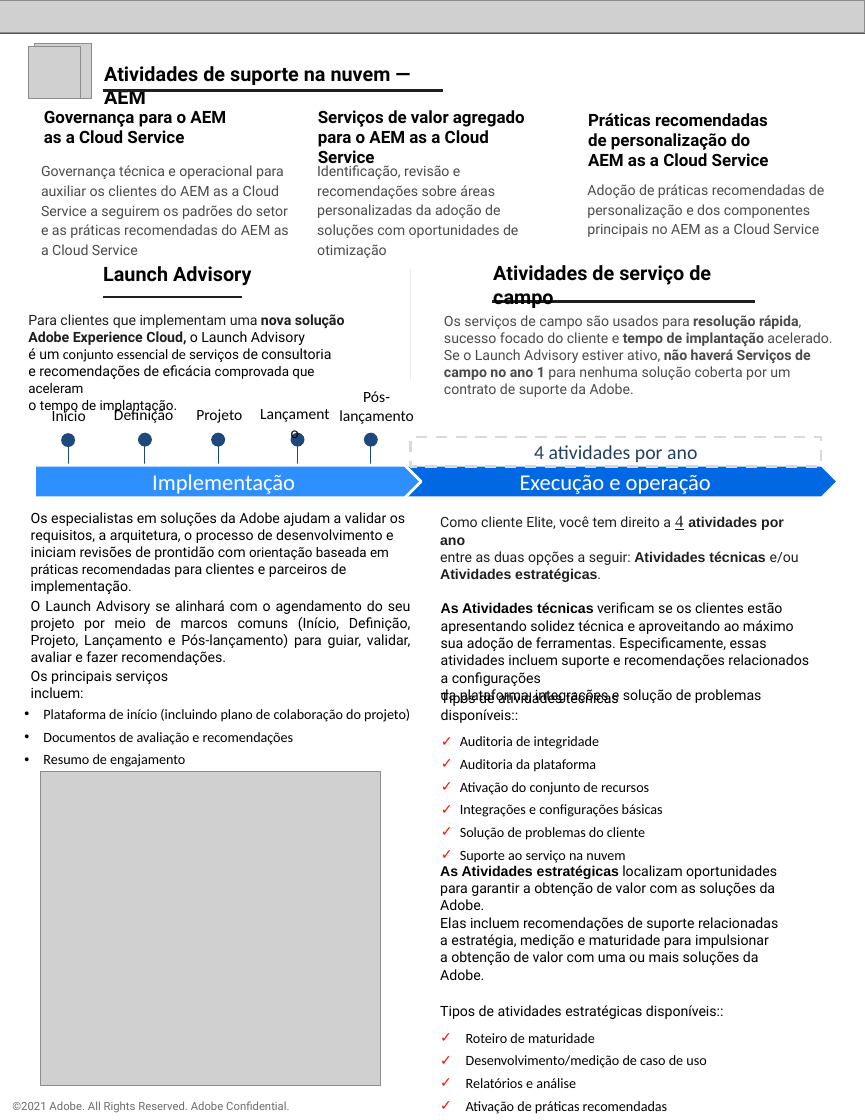
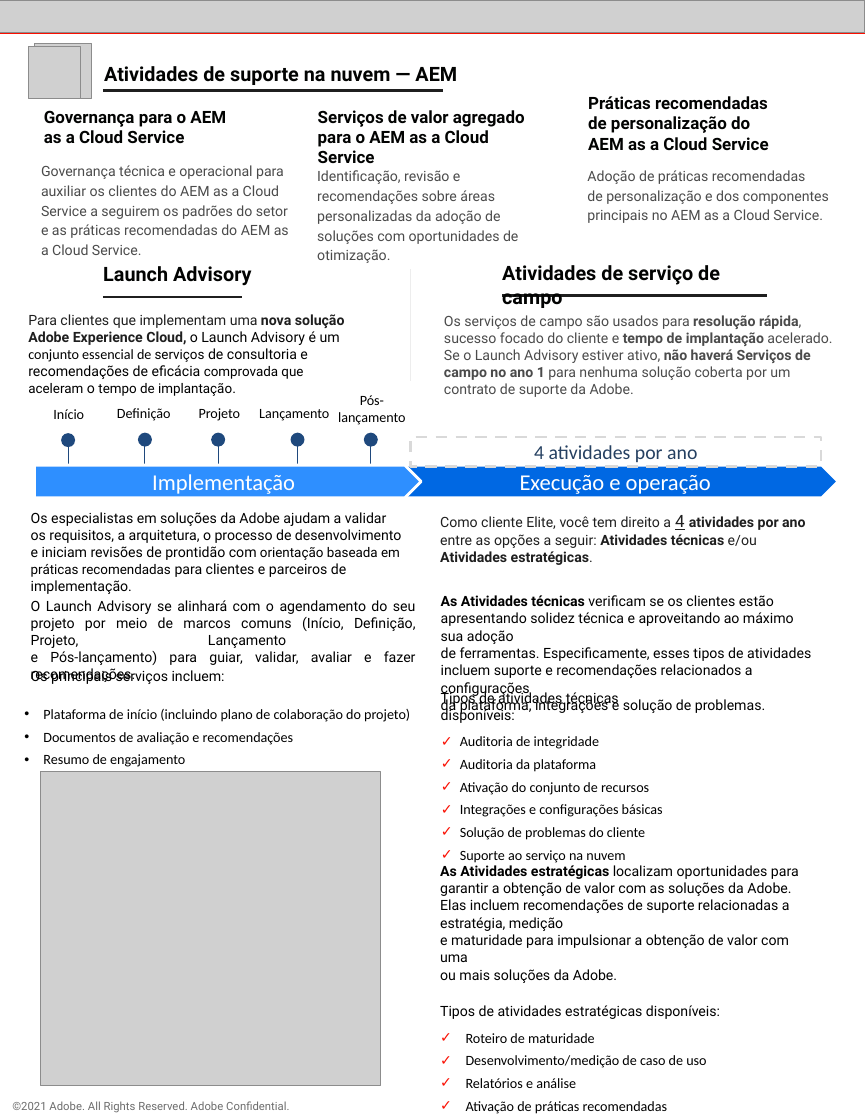
Before and after one commit to AdobeDocs/support-resources.pt-BR, a slide deck: slide 3 of help/data-sheets/assets/EliteSupportDatasheet.pptx. Drawn at 865x1120 pixels with LibreOffice and Linux fonts; fonts in the diff are those of the drawing; grey boxes stand for pictures. Boxes give left, top, right and bottom in pixels: in the first picture for what was removed or moved away, otherwise in the second. Text is boxed around its words. In the diff, an @@ line names an element or a change of style, - is before the commit and + after.

```diff
--- a/help/data-sheets/assets/EliteSupportDatasheet.pptx
+++ b/help/data-sheets/assets/EliteSupportDatasheet.pptx
@@ text "Atividades de suporte na nuvem ..." rewrapped from <box>104,66,391,104</box> to <box>104,66,457,85</box> @@
@@ text "Práticas recomendadas de personalização do ...": place and size @@
-text "Práticas recomendadas de personalização do ..." at <box>588,113,769,166</box>
+text "Práticas recomendadas de personalização do ..." at <box>588,96,769,150</box>
@@ freeform shape: place and size @@
-freeform shape at <box>103,91,443,96</box>
+freeform shape at <box>103,91,443,100</box>
@@ text "Serviços de valor agregado para ..." rewrapped from <box>318,110,525,147</box> to <box>318,110,525,163</box> @@
@@ text at <box>317,170,518,244</box>: text changed @@
-Identificação, revisão e recomendações sobre áreas personalizadas da adoção de soluções com oportunidades de otimização
+Identificação, revisão e recomendações sobre áreas personalizadas da adoção de soluções com oportunidades de otimização.
@@ text at <box>587,170,829,223</box>: text changed @@
-Adoção de práticas recomendadas de personalização e dos componentes principais no AEM as a Cloud Service
+Adoção de práticas recomendadas
+de personalização e dos componentes principais no AEM as a Cloud Service.
@@ text "Atividades de serviço de campo": place and size @@
-text "Atividades de serviço de campo" at <box>493,265,711,308</box>
+text "Atividades de serviço de campo" at <box>502,265,720,308</box>
@@ freeform shape: place and size @@
-freeform shape at <box>492,295,754,301</box>
+freeform shape at <box>502,295,766,301</box>
@@ text "Para clientes que implementam uma ..." rewrapped from <box>28,314,345,415</box> to <box>28,314,345,396</box> @@
@@ size 11 to 10 pt in 4 elements at <box>117,408,171,421</box>, <box>53,409,84,419</box>, <box>199,408,241,421</box>, <box>259,409,329,421</box> @@
@@ text "Lançamento": place and size @@
-text "Lançamento" at <box>181,634,288,648</box>
+text "Lançamento" at <box>259,409,329,421</box>
@@ text at <box>338,395,406,425</box>: text changed; size 11 to 10 pt @@
-Pós-lançamento
+Pós-
+lançamento
@@ text "Implementação" rewrapped from <box>31,474,405,577</box> to <box>31,474,401,577</box> @@
@@ text at <box>440,515,805,565</box>: text changed @@
-Como cliente Elite, você tem direito a 4 atividades por ano
-entre as duas opções a seguir: Atividades técnicas e/ou Atividades estratégicas.
+Como cliente Elite, você tem direito a 4 atividades por ano
+entre as opções a seguir: Atividades técnicas e/ou Atividades estratégicas.
@@ text "O Launch Advisory se alinhará ..." rewrapped from <box>31,600,411,665</box> to <box>31,600,416,683</box> @@
@@ text at <box>441,595,811,715</box>: text changed @@
-As Atividades técnicas verificam se os clientes estão apresentando solidez técnica e aproveitando ao máximo sua adoção de ferramentas. Especificamente, essas atividades incluem suporte e recomendações relacionados a configurações
-da plataforma, integrações e solução de problemas
+As Atividades técnicas verificam se os clientes estão apresentando solidez técnica e aproveitando ao máximo sua adoção
+de ferramentas. Especificamente, esses tipos de atividades incluem suporte e recomendações relacionados a configurações
+da plataforma, integrações e solução de problemas.
@@ text "Os principais serviços incluem:" rewrapped from <box>31,670,169,698</box> to <box>31,668,225,684</box> @@
@@ text at <box>441,689,619,723</box>: text changed @@
-Tipos de atividades técnicas disponíveis::
+Tipos de atividades técnicas disponíveis:
@@ text at <box>440,862,799,983</box>: font Arial to Roboto in "As Atividades estratégicas" @@
@@ text at <box>440,1005,720,1019</box>: text changed @@
-Tipos de atividades estratégicas disponíveis::
+Tipos de atividades estratégicas disponíveis:
```
Also in this commit, not shown: 3 other slides changed, 8 other files.
